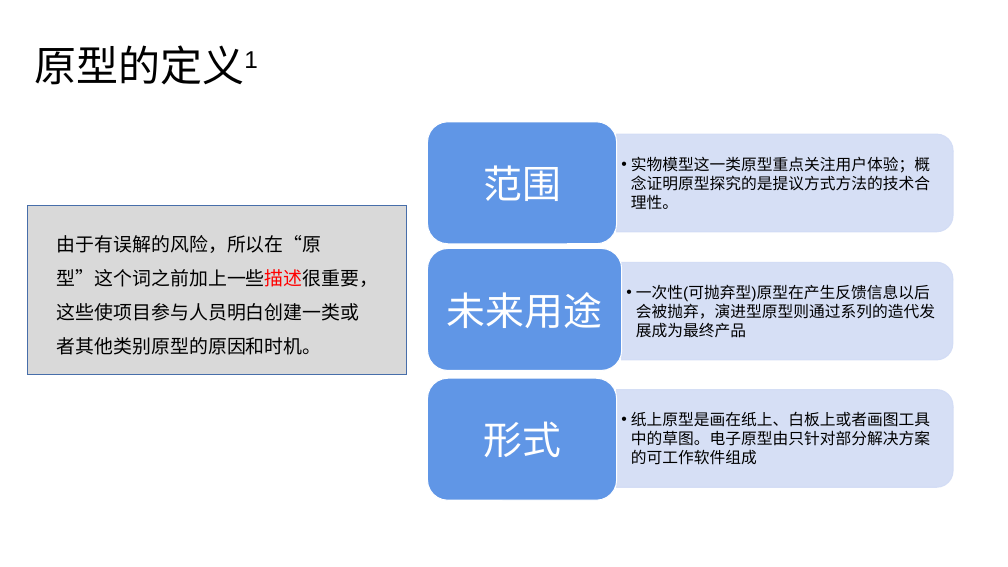
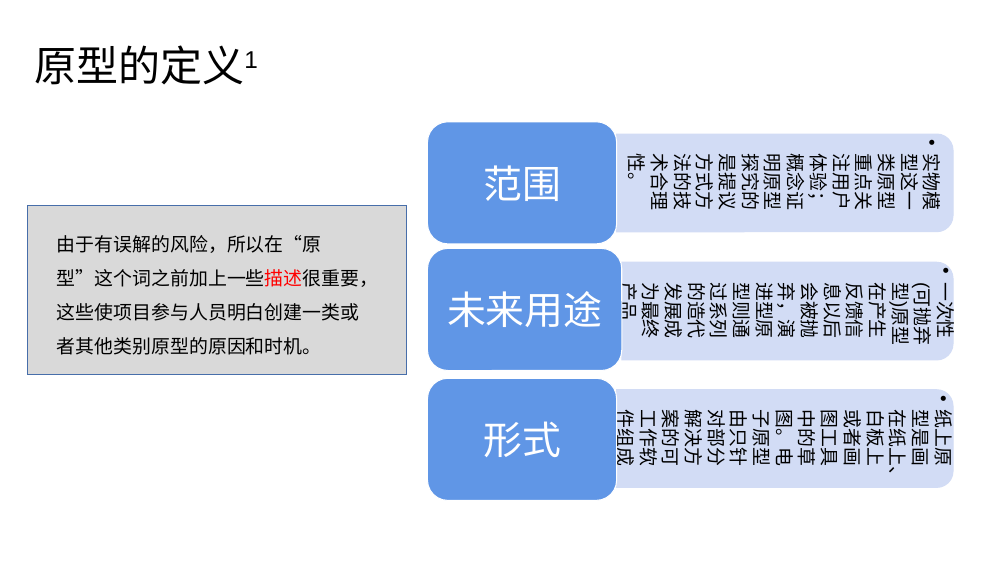
Before and after one commit to on6nx/requirement, a slide deck: slide 6 of uml4/UML基础Ⅱ.pptx. Drawn at 1008x567 pixels with LibreOffice and Linux fonts; fonts in the diff are those of the drawing. Boxes give left, top, right and bottom in pixels: in the first picture for what was removed or moved away, otherwise in the second. Text is boxed around its words. In the diff, an @@ line names an element or a change of style, - is before the commit and + after.

```diff
--- a/uml4/UML基础Ⅱ.pptx
+++ b/uml4/UML基础Ⅱ.pptx
@@ text "实物模型这一类原型重点关注用户体验；概念证明原型探究的是提议方式方法的技术合理性。": place and size @@
-text "实物模型这一类原型重点关注用户体验；概念证明原型探究的是提议方式方法的技术合理性。" at bbox=[631, 156, 930, 210]
+text "实物模型这一类原型重点关注用户体验；概念证明原型探究的是提议方式方法的技术合理性。" at bbox=[624, 157, 946, 210]
@@ text "一次性(可抛弃型)原型在产生反馈信息以后会被抛弃，演进型原型则通过系列的造代发展成为最终产品": place and size @@
-text "一次性(可抛弃型)原型在产生反馈信息以后会被抛弃，演进型原型则通过系列的造代发展成为最终产品" at bbox=[636, 284, 935, 338]
+text "一次性(可抛弃型)原型在产生反馈信息以后会被抛弃，演进型原型则通过系列的造代发展成为最终产品" at bbox=[616, 285, 960, 343]
@@ size 15 to 18 pt; indent changed; rotation 0 to 180 degrees in 3 elements at bbox=[616, 285, 960, 343], bbox=[624, 157, 946, 210], bbox=[613, 415, 958, 472] @@
@@ text "纸上原型是画在纸上、白板上或者画图工具中的草图。电子原型由只针对部分解决方案的可工作软件组成": place and size @@
-text "纸上原型是画在纸上、白板上或者画图工具中的草图。电子原型由只针对部分解决方案的可工作软件组成" at bbox=[631, 411, 930, 465]
+text "纸上原型是画在纸上、白板上或者画图工具中的草图。电子原型由只针对部分解决方案的可工作软件组成" at bbox=[613, 415, 958, 472]
```
Also in this commit, not shown: 1 other slide changed, 1 slide added, 1 other file.
